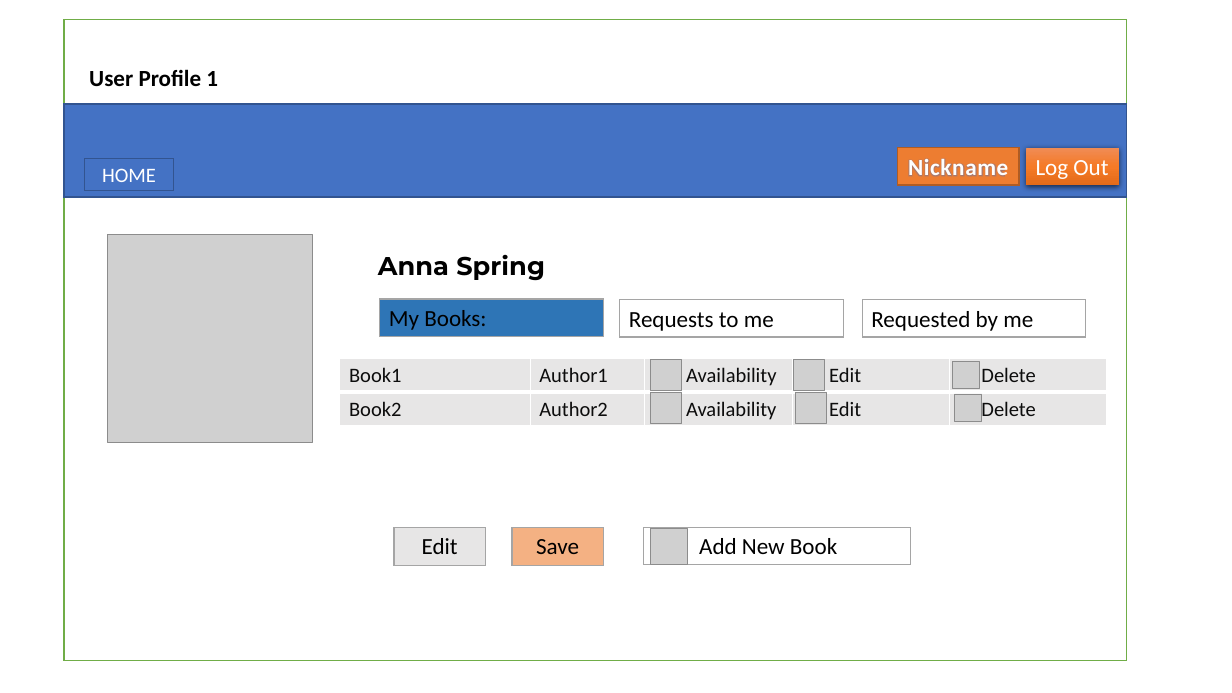
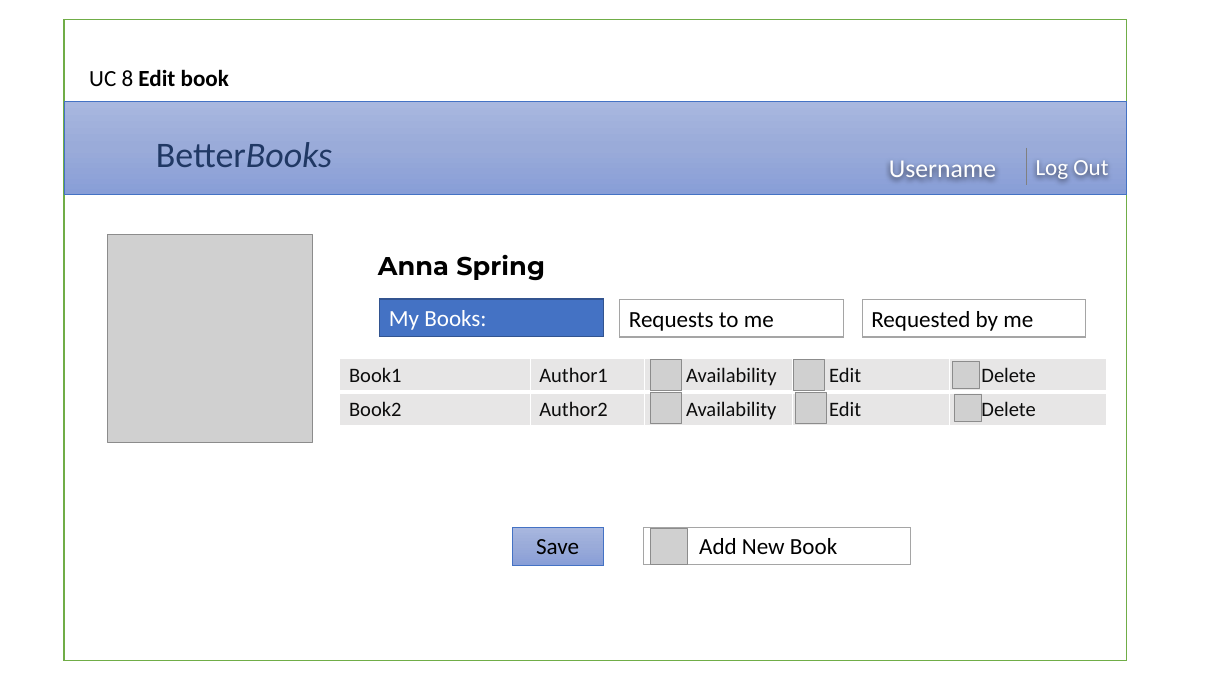
Before and after one commit to kateGalich/capstone, a slide deck: slide 9 of Construction 1/UI Prototypes.pptx (slide 6 before the commit). Drawn at 1232x693 pixels with LibreOffice and Linux fonts; fonts in the diff are those of the drawing; grey boxes stand for pictures; background and template pictures are left out. Boxes give left, top, right and bottom in pixels: in the first picture for what was removed or moved away, otherwise in the second. Text is boxed around its words. In the diff, an @@ line names an element or a change of style, - is before the commit and + after.

```diff
--- a/Construction 1/UI Prototypes.pptx
+++ b/Construction 1/UI Prototypes.pptx
@@ text at (89, 69, 229, 86): text changed @@
-User Profile 1
+UC 8 Edit book
@@ rectangle at (64, 102, 1127, 195): fill #4472C4 to gradient #A8B7DF to #9AABD9 to #889ED7; outline #325491 1 pt to #4472C4 0.5 pt @@
@@ text added at (156, 142, 332, 167), 28 pt, text #203864 @@
+BetterBooks
@@ rectangle removed at (897, 148, 1019, 185) @@
-Nickname
@@ text "Log Out": place and size @@
-text "Log Out" at (1027, 148, 1119, 185)
+text "Log Out" at (1036, 160, 1108, 180)
@@ text "Log Out" at (1036, 160, 1108, 180): fill gradient #F18C57 to #F67B28 to #E56C19 to none; shadow off @@
@@ line added from (1027, 148) to (1027, 185), #808080 1 pt @@
@@ rectangle removed at (85, 158, 174, 190) @@
-HOME
@@ text added at (889, 160, 996, 179), 20 pt, text #FFFFFF @@
+Username
@@ rectangle "My Books:" at (380, 299, 604, 336): text colour #000000 to #FFFFFF; fill #2E75B6 to #4472C4; outline #A5A5A5 1 pt to #325491 1 pt @@
@@ rectangle removed at (395, 528, 486, 566) @@
-Edit
@@ rectangle "Save" at (512, 528, 604, 566): fill #F4B183 to gradient #A8B7DF to #9AABD9 to #889ED7; outline #A5A5A5 1 pt to #4472C4 0.5 pt @@
```
Also in this commit, not shown: 7 other slides changed, 4 slides added, 1 other file.
